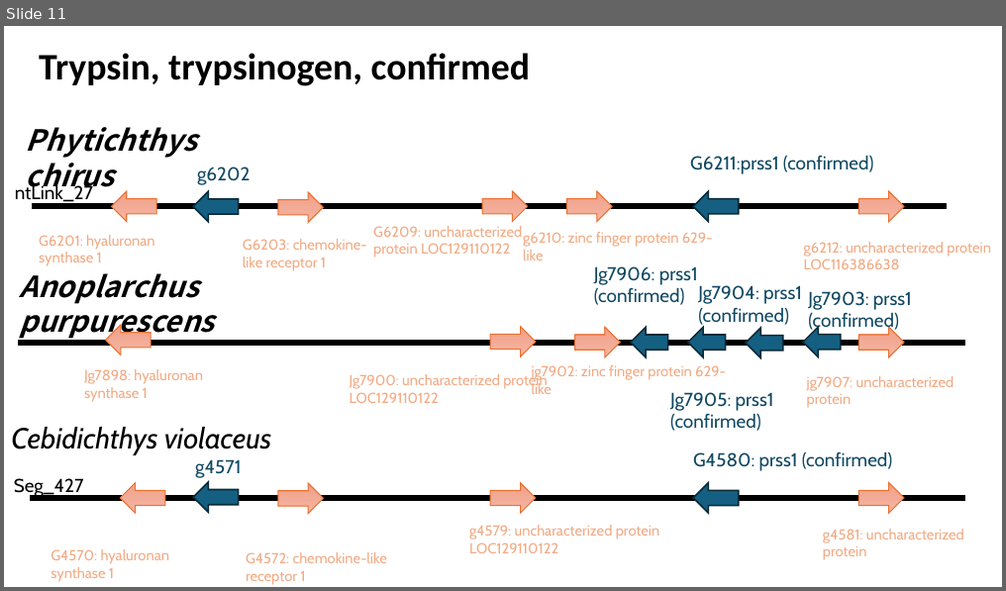
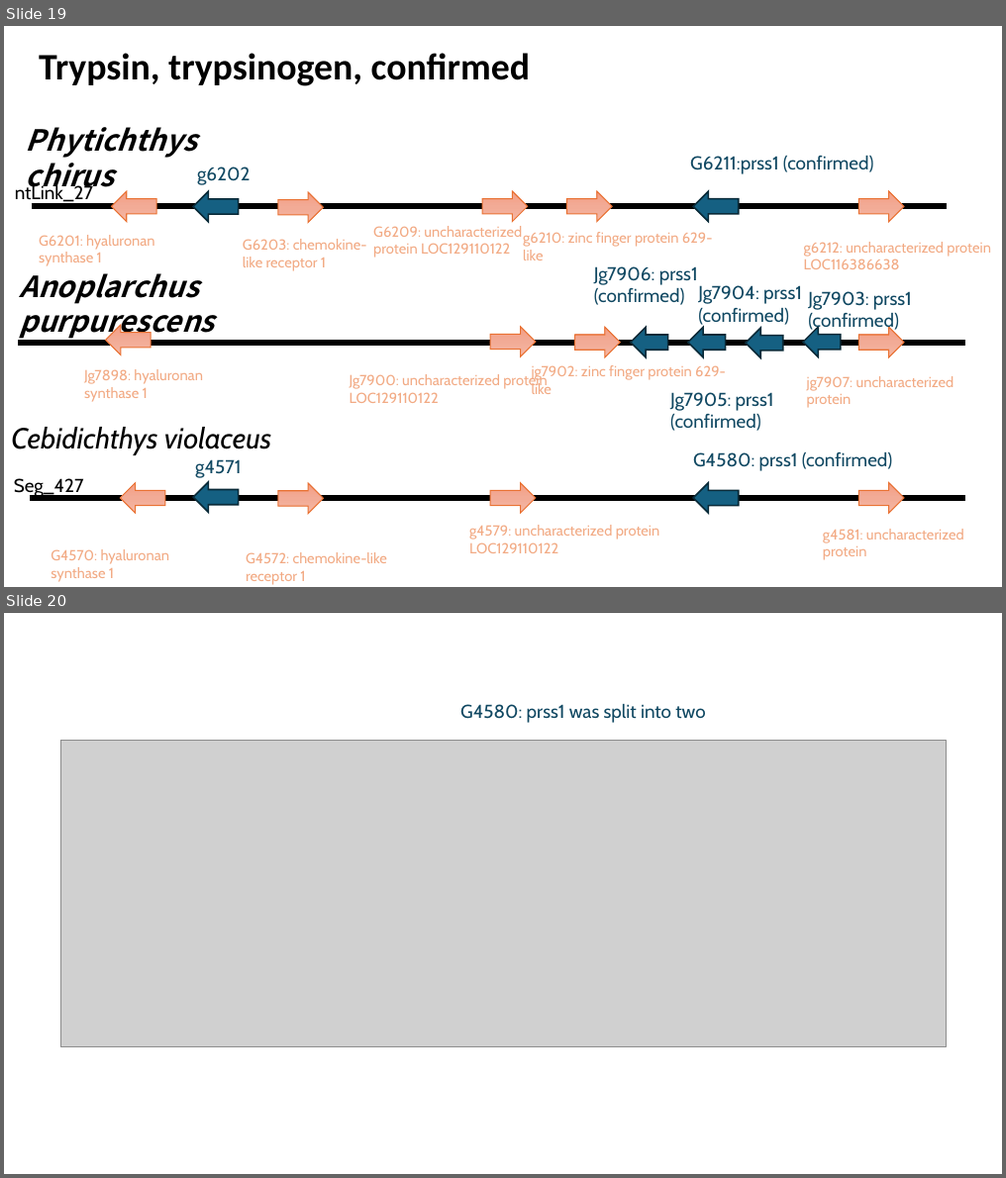
Before and after one commit to jyw-atgithub/fish-genome, a slide deck: synteny.pptx. Shown one above the other, each under a label of ours: slide 11 before the commit, slides 19 and 20 after it. The pictures are 1006x591 and 1006x1178 pixels, drawn with LibreOffice and Linux fonts; fonts in the diff are those of the drawing; grey boxes stand for pictures. Boxes give left, top, right and bottom in pixels: in the first picture for what was removed or moved away, otherwise in the second. Text is boxed around its words. In the diff, an @@ line names an element or a change of style, - is before the commit and + after.

```diff
--- a/synteny.pptx
+++ b/synteny.pptx
@@ slide 20 added at box(4, 613, 1002, 1174), background #FFFFFF @@
@@ text added at box(460, 703, 705, 723), 18 pt, text #104862 @@
+G4580: prss1 was split into two
@@ picture added at box(60, 741, 945, 1048) @@
@@ what was slide 11 is now slide 19 @@
```
Also in this commit, not shown: 9 slides changed, 10 other slides added, 4 other files.
